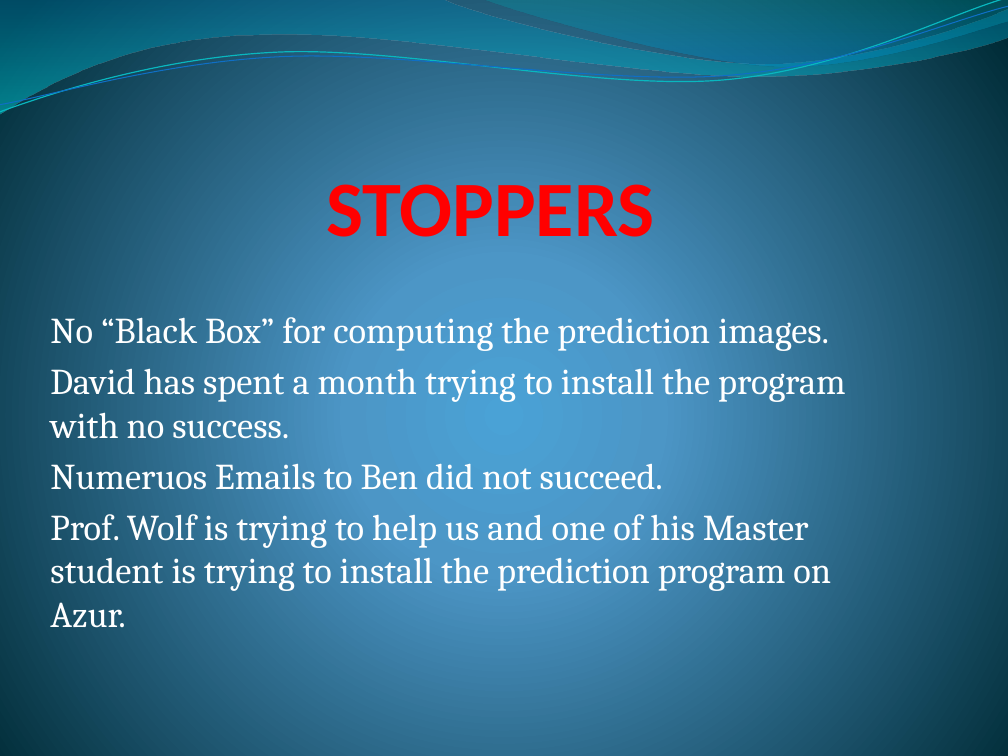
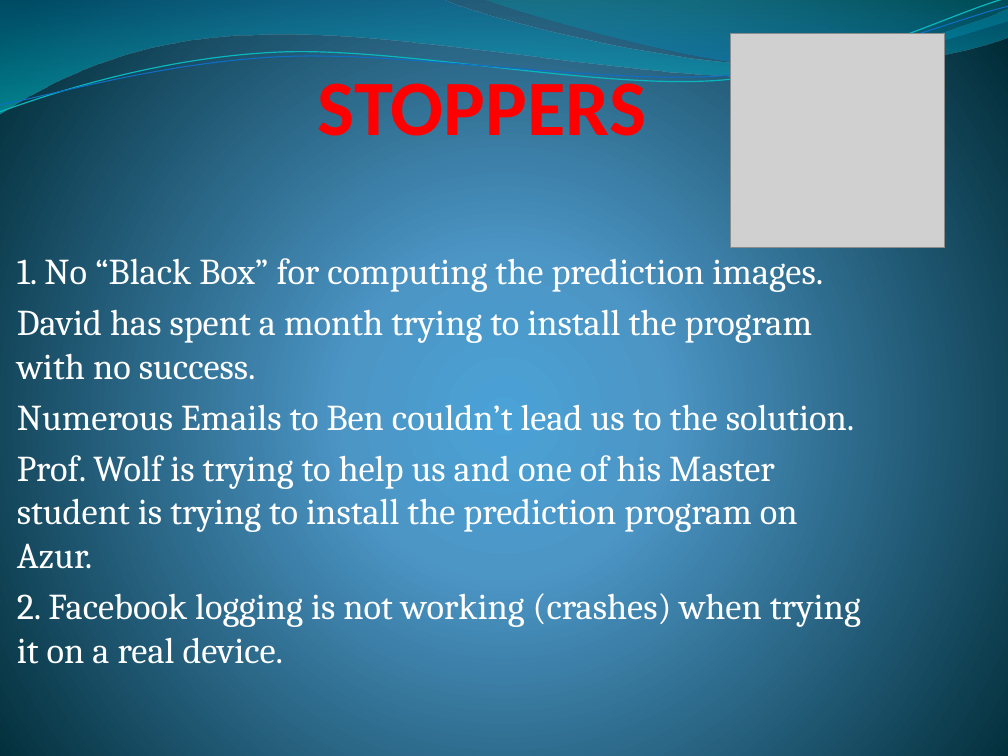
Before and after one commit to DLif/Rain_app, a slide deck: slide 10 of Rain Man.pptx (slide 7 before the commit). Drawn at 1008x756 pixels with LibreOffice and Linux fonts; fonts in the diff are those of the drawing; grey boxes stand for pictures. Boxes give left, top, right and bottom in pixels: in the first picture for what was removed or moved away, otherwise in the second. Text is boxed around its words. In the diff, an @@ line names an element or a change of style, - is before the commit and + after.

```diff
--- a/Rain Man.pptx
+++ b/Rain Man.pptx
@@ title "STOPPERS" rewrapped from bbox=[326, 184, 654, 237] to bbox=[318, 70, 646, 136] @@
@@ picture added at bbox=[731, 33, 944, 247] @@
@@ subtitle at bbox=[17, 258, 823, 292]: text changed @@
-No “Black Box” for computing the prediction images.
+1. No “Black Box” for computing the prediction images.
@@ subtitle "1. No “Black Box” for ...": place and size @@
-subtitle "1. No “Black Box” for ..." at bbox=[50, 317, 845, 628]
+subtitle "1. No “Black Box” for ..." at bbox=[17, 258, 861, 664]
@@ subtitle at bbox=[17, 404, 855, 431]: text changed @@
-Numeruos Emails to Ben did not succeed.
+Numerous Emails to Ben couldn’t lead us to the solution.
@@ subtitle at bbox=[17, 593, 861, 664]: paragraph added @@
+2. Facebook logging is not working (crashes) when trying it on a real device.
```
Also in this commit, not shown: 3 other slides changed, 5 slides added, 2 slides removed.
